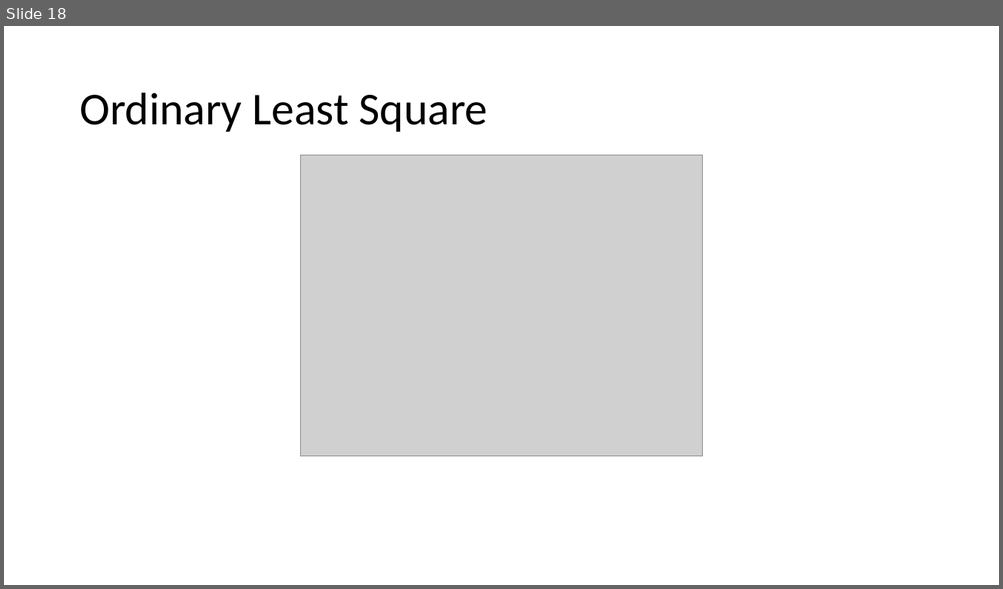
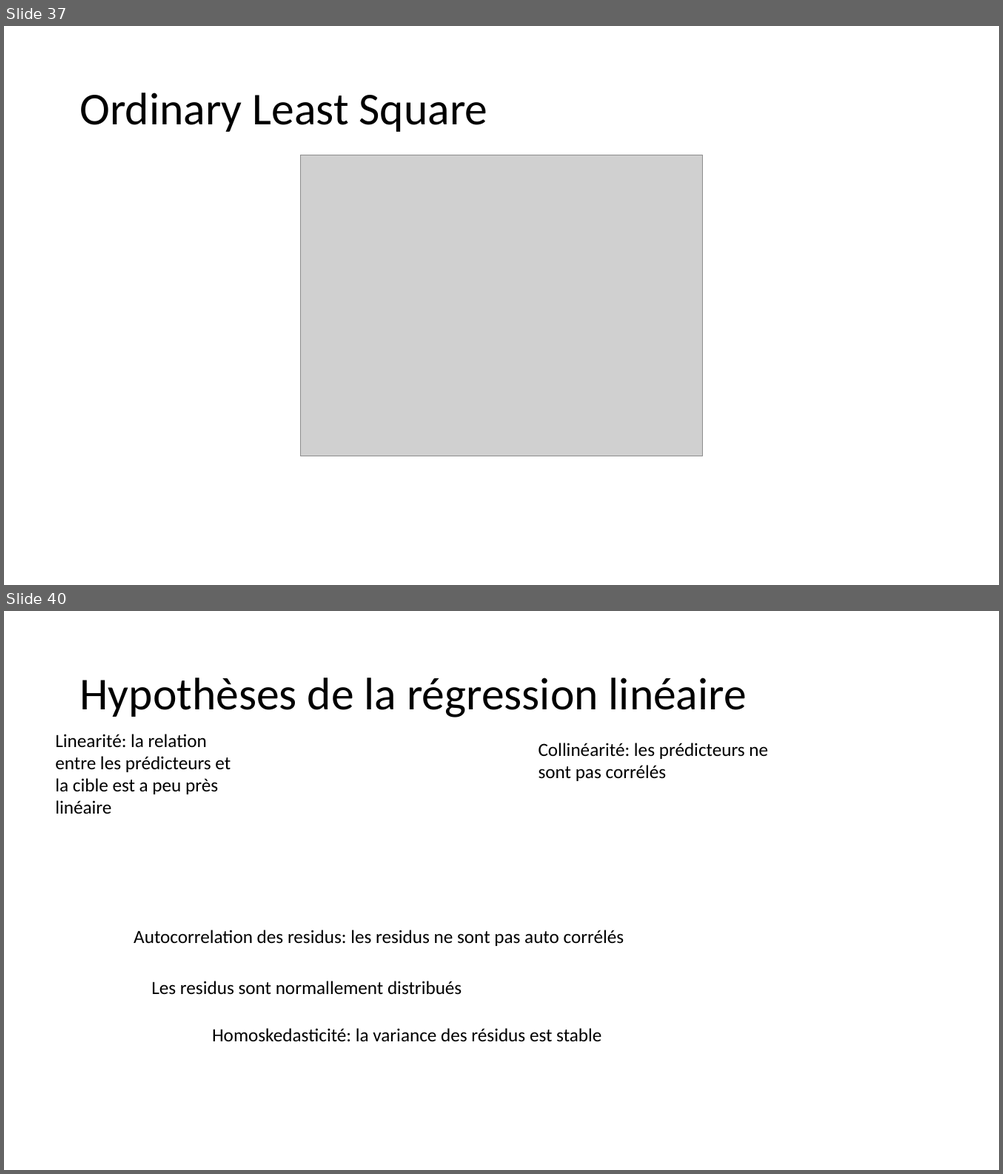
Before and after one commit to alexisperrier/XEmines_DataScience_2020, a slide deck: slides/XEM20_S1D3.pptx. Shown one above the other, each under a label of ours: slide 18 before the commit, slides 37 and 40 after it; the slides between them are not shown. The pictures are 1003x589 and 1003x1174 pixels, drawn with LibreOffice and Linux fonts; fonts in the diff are those of the drawing; grey boxes stand for pictures. Boxes give left, top, right and bottom in pixels: in the first picture for what was removed or moved away, otherwise in the second. Text is boxed around its words. In the diff, an @@ line names an element or a change of style, - is before the commit and + after.

```diff
--- a/slides/XEM20_S1D3.pptx
+++ b/slides/XEM20_S1D3.pptx
@@ slide 40 added at (x1=4, y1=611, x2=999, y2=1170), background #FFFFFF @@
@@ title added at (x1=79, y1=678, x2=746, y2=718), 44 pt, text #000000 @@
+Hypothèses de la régression linéaire
@@ text added at (x1=55, y1=734, x2=230, y2=814), 18 pt, text #000000 @@
+Linearité: la relation entre les prédicteurs et la cible est a peu près linéaire
@@ text added at (x1=538, y1=743, x2=768, y2=781), 18 pt, text #000000 @@
+Collinéarité: les prédicteurs ne sont pas corrélés
@@ text added at (x1=134, y1=930, x2=624, y2=946), 18 pt, text #000000 @@
+Autocorrelation des residus: les residus ne sont pas auto corrélés
@@ text added at (x1=151, y1=981, x2=461, y2=995), 18 pt, text #000000 @@
+Les residus sont normallement distribués
@@ text added at (x1=212, y1=1028, x2=601, y2=1042), 18 pt, text #000000 @@
+Homoskedasticité: la variance des résidus est stable
@@ what was slide 18 is now slide 37 @@
```
Also in this commit, not shown: 9 slides changed, 35 other slides added, 6 slides removed, 11 other files.
